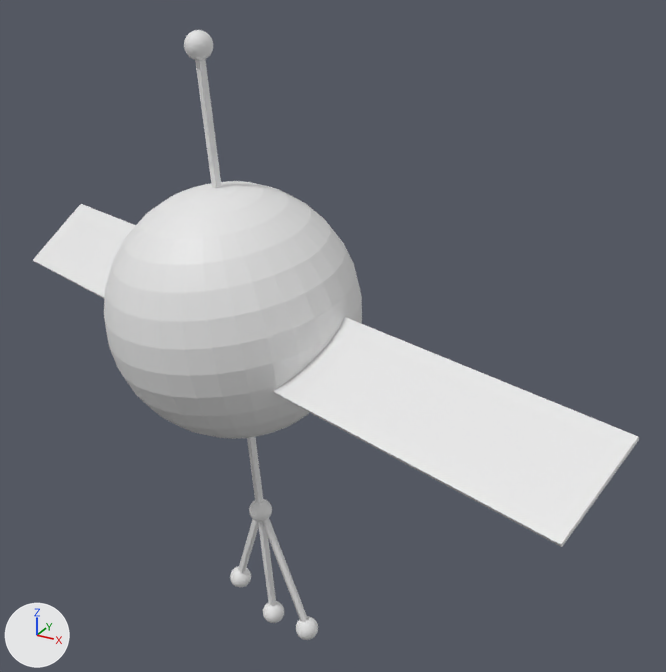
The glTF model docs/satellites/satellite4.glb, before and after one commit.
Both versions are drawn from a 50 mm camera at (3.0, -4.38, 1.73) aimed at (0.44, 0.27, -0.59). The axes (+X, +Y, +Z) are drawn at lower left. The lights are the same throughout. Materials are left out; every surface is plain grey. Where no turn or scale is listed for an object, it has been applied to the vertices.

The scene before the commit, as lines of its bpy script (objects in view):
```python
ob_cube_001 = bpy.data.objects.new('Cube.001', me_cube_002)
ob_cube_001.location = (-0.158, 0.132, -2.276)
ob_cube_001.rotation_euler = (-0.0912, -2.718, -0.301)  # degrees (-5.2, -156, -17)
ob_cube_001.scale = (0.02, 0.02, 0.4)
ob_cube_002 = bpy.data.objects.new('Cube.002', me_cube_003)
ob_cube_002.location = (0.208, 0.004, -2.282)
ob_cube_002.rotation_euler = (-0.0922, 2.696, -0.378)  # degrees (-5.3, 154, -22)
ob_cube_002.scale = (0.02, 0.02, 0.4)
ob_cube_003 = bpy.data.objects.new('Cube.003', me_cube_004)
ob_cube_003.location = (0.022, 0.076, -2.351)
ob_cube_003.rotation_euler = (-0.0832, 3.13, -0.339)  # degrees (-4.8, 179, -19)
ob_cube_003.scale = (0.02, 0.02, 0.4)
ob_cube_004 = bpy.data.objects.new('Cube.004', me_cube_005)
ob_cube_004.location = (-0.114, -0.151, 0.718)
ob_cube_004.rotation_euler = (-0.0832, 3.13, -0.339)  # degrees (-4.8, 179, -19)
ob_cube_004.scale = (0.02, 0.02, 0.4)
ob_cube_005 = bpy.data.objects.new('Cube.005', me_cube_006)
ob_cube_005.location = (-1.433, 0.478, -0.474)
ob_cube_006 = bpy.data.objects.new('Cube.006', me_cube_007)
ob_cube_006.location = (1.456, -0.61, -0.433)
ob_sphere_004 = bpy.data.objects.new('Sphere.004', me_sphere_004)
ob_sphere_004.location = (-0.053, -0.071, -0.393)
ob_sphere_005 = bpy.data.objects.new('Sphere.005', me_sphere_005)
ob_sphere_005.location = (-0.132, -0.181, 1.17)
ob_sphere_005.rotation_euler = (-0.0832, 3.13, -0.339)  # degrees (-4.8, 179, -19)
ob_sphere_005.scale = (-0.0784, -0.0784, -0.0784)
```
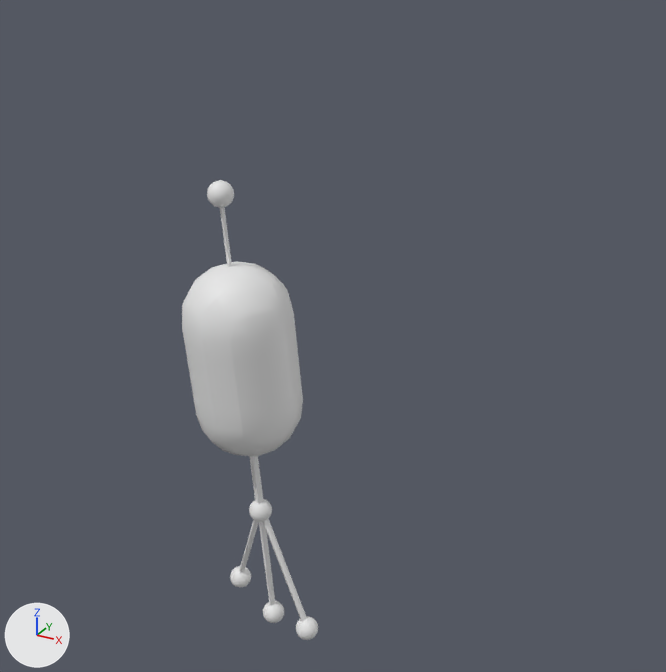
The newer file is also turned or shifted as a whole; pictures and numbers use the older file's frame.

What differs and where, as boxes (x1, y1, x2, y2) in the pictures (666 x 672 px):
'Sphere.004', deleted: before (104, 181, 362, 439)
'Cube.006', deleted: before (273, 317, 639, 547)
'Mball.001', added: after (182, 261, 303, 456)
'Cube.005', deleted: before (33, 204, 136, 299)
'Cube.004', moved, rescaled: before (195, 59, 222, 189); after (220, 207, 232, 267)
'Sphere.005', moved: before (184, 30, 213, 60); after (207, 180, 234, 208)
'Cube.002', rescaled: before (262, 518, 308, 622); after (263, 518, 307, 622)
'Cube.003', rescaled: before (258, 522, 276, 606); after (259, 521, 276, 605)
'Cube.001', rescaled: before (238, 519, 259, 573); after (239, 520, 259, 573)

What the commit changed:
Mesh me_mesh is new.
It has 272 vertices, 540 faces and spans x -0.363..0.363, y -0.367..0.367, z -0.643..0.643.
Object 'Cube.001' (ob_cube_001) is rescaled from (0.02, 0.02, 0.4) to (0.01, 0.02, 0.4).
Object 'Cube.002' (ob_cube_002) is rescaled from (0.02, 0.02, 0.4) to (0.01, 0.02, 0.4).
Object 'Cube.003' (ob_cube_003) is rescaled from (0.02, 0.02, 0.4) to (0.01, 0.02, 0.4).
Object 'Sphere.004' (ob_sphere_004) is deleted.
Object 'Cube.004' (ob_cube_004) moves from (-0.114, -0.151, 0.718) to (-0.083, -0.062, -0.117).
Object 'Cube.004' (ob_cube_004) is rescaled from (0.02, 0.02, 0.4) to (0.01, 0.01, 0.4).
Object 'Sphere.005' (ob_sphere_005) moves from (-0.132, -0.181, 1.17) to (-0.1, -0.093, 0.334).
Object 'Cube.005' (ob_cube_005) is deleted.
Object 'Cube.006' (ob_cube_006) is deleted.
Object 'Mball.001' (ob_mball_001) is new; it shows me_mesh.
Its location is (-0.038, -0.021, -0.753).
